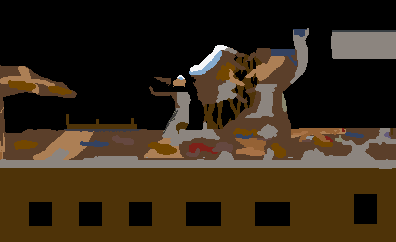
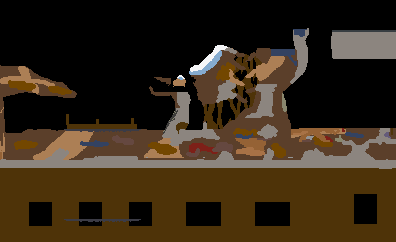
Revision of a layered 396px x 242px image; what changed, layer by layer:
showed "MapFg", painted on it over [64, 219, 141, 222]
added layer "bricksoft_lower" above "bricksoft" over [64, 219, 141, 222]
